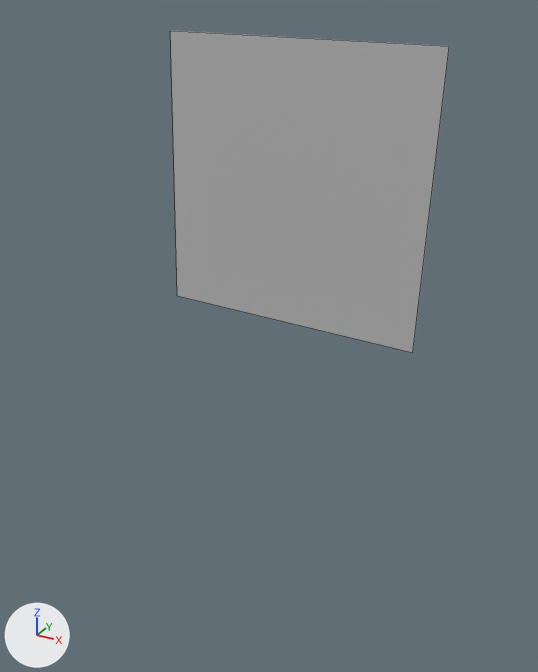
Renders of the FBX model Assets/FBXs/Accessories/Token_CarryToken.fbx from each side of a commit.
One viewpoint serves both versions: a 50 mm camera at (0.1047, -0.1389, 0.1626) aimed at (0.0237, 0.0084, 0.089). The axes (+X, +Y, +Z) are drawn at lower left. The lights are the same throughout. Mesh edges are drawn as thin lines.

The first picture shows 'Token:token'.
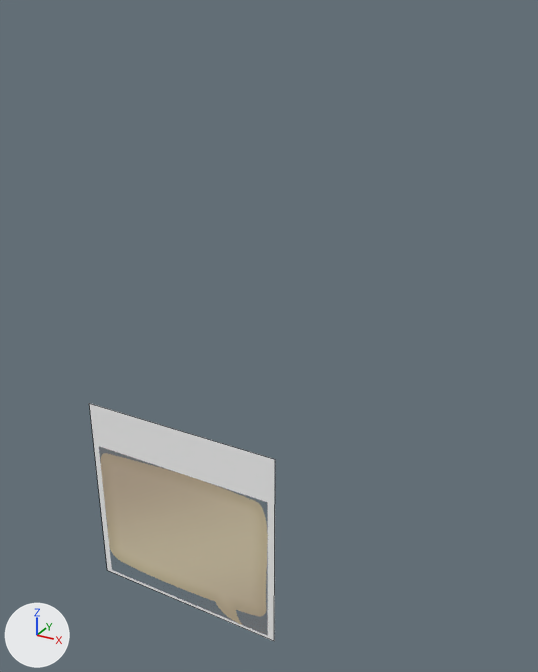
Commit message: Secondary Character Tokens are draggable again

Patch to the scene script:
```diff
--- a/Assets/FBXs/Accessories/Token_CarryToken.fbx.py
+++ b/Assets/FBXs/Accessories/Token_CarryToken.fbx.py
@@ img_tokenballoon_color_png @@
+img_tokenballoon_color_png = load_image('tokenballoon-color.png', '../../Resources/Art/tokenballoon-color.png', 1024, 1024, 'Non-Color')
@@ mat_token_token_mat @@
 n0 = _N.new('ShaderNodeBsdfPrincipled'); n0.name = 'Principled BSDF'
-n0.inputs[0].default_value = (0.5, 0.5, 0.5, 1.0)  # 'Base Color', grey #bcbcbc
 n1 = _N.new('ShaderNodeOutputMaterial'); n1.name = 'Material Output'
+n2 = _N.new('ShaderNodeTexImage'); n2.name = 'Image Texture'
+n2.image = img_tokenballoon_color_png
+n3 = _N.new('ShaderNodeTexImage'); n3.name = 'Image Texture.001'
+n3.image = img_tokenballoon_color_png
 _L.new(n0.outputs[0], n1.inputs[0])  # 'BSDF' to 'Surface'
+_L.new(n2.outputs[0], n0.inputs[0])  # 'Color' to 'Base Color'
+_L.new(n3.outputs[0], n0.inputs[4])  # 'Color' to 'Alpha'
@@ ob_token_token @@
 ob_token_token = bpy.data.objects.new('Token:token', me_mesh)
-ob_token_token.location = (0.0327, 0.0, 0.0976)
-ob_token_token.rotation_euler = (1.571, 0.0308, 0.0)  # degrees (90, 1.8, 0)
+ob_token_token.location = (0.0, 0.0, 0.0)
+ob_token_token.rotation_euler = (1.571, 0.0, 0.0)  # degrees (90, 0, 0)
 ob_token_token.scale = (0.01, 0.01, 0.01)
```

Pixel boxes (x1, y1, x2, y2) of what changed, in the pictures (538 x 672 px):
'Token:token', surface changed, moved, turned
    before: (170, 30, 449, 352)
    after: (89, 403, 275, 641)
